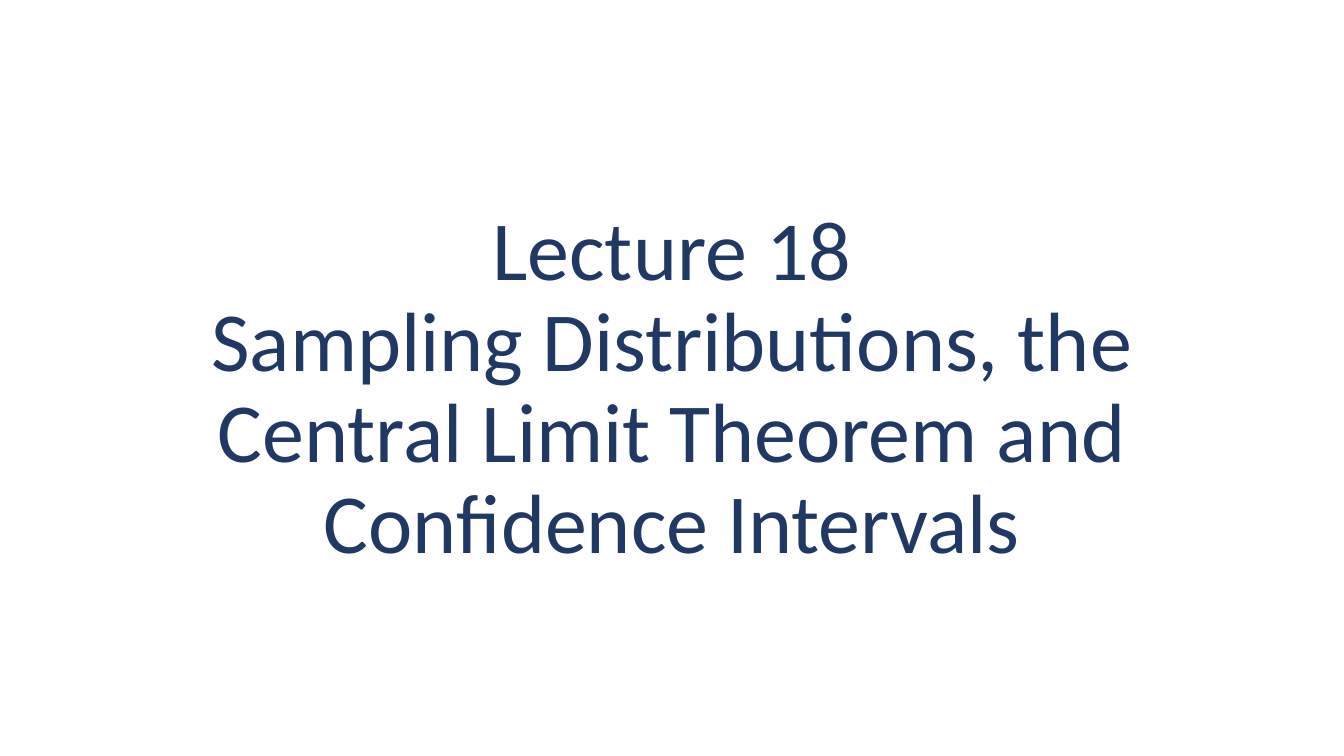
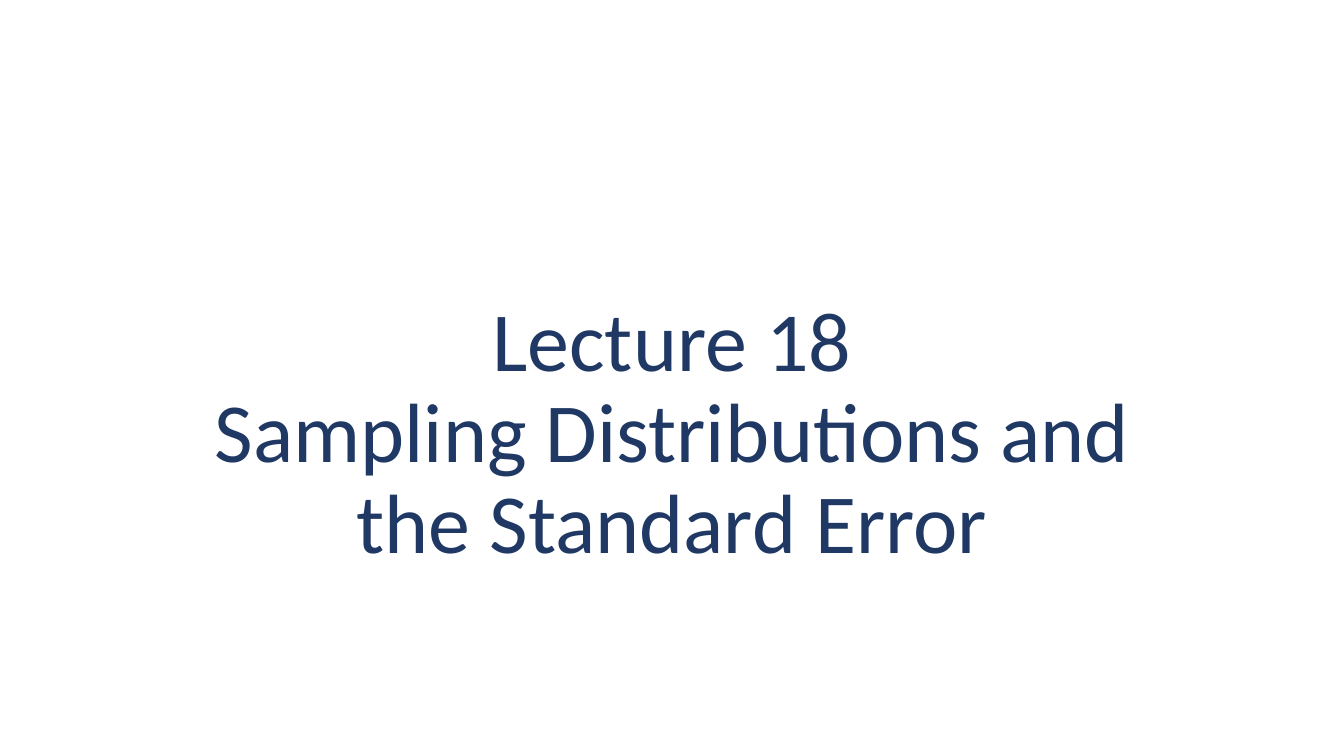
Before and after one commit to Jarred6068/UI_STAT251-03_Spring_2024, a slide deck: slide 1 of docs/lecture_slides/Week 8/2026/Week8_Lecture18_Slides_10_12_2026.pptx. Drawn at 1344x756 pixels with LibreOffice and Linux fonts; fonts in the diff are those of the drawing. Boxes give left, top, right and bottom in pixels: in the first picture for what was removed or moved away, otherwise in the second. Text is boxed around its words. In the diff, an @@ line names an element or a change of style, - is before the commit and + after.

```diff
--- a/docs/lecture_slides/Week 8/2026/Week8_Lecture18_Slides_10_12_2026.pptx
+++ b/docs/lecture_slides/Week 8/2026/Week8_Lecture18_Slides_10_12_2026.pptx
@@ title at <box>215,313,1128,554</box>: text changed @@
-Lecture 18
-Sampling Distributions, the Central Limit Theorem and Confidence Intervals
+Lecture 18
+Sampling Distributions and the Standard Error
```
Also in this commit, not shown: 10 slides removed, 22 other files.
